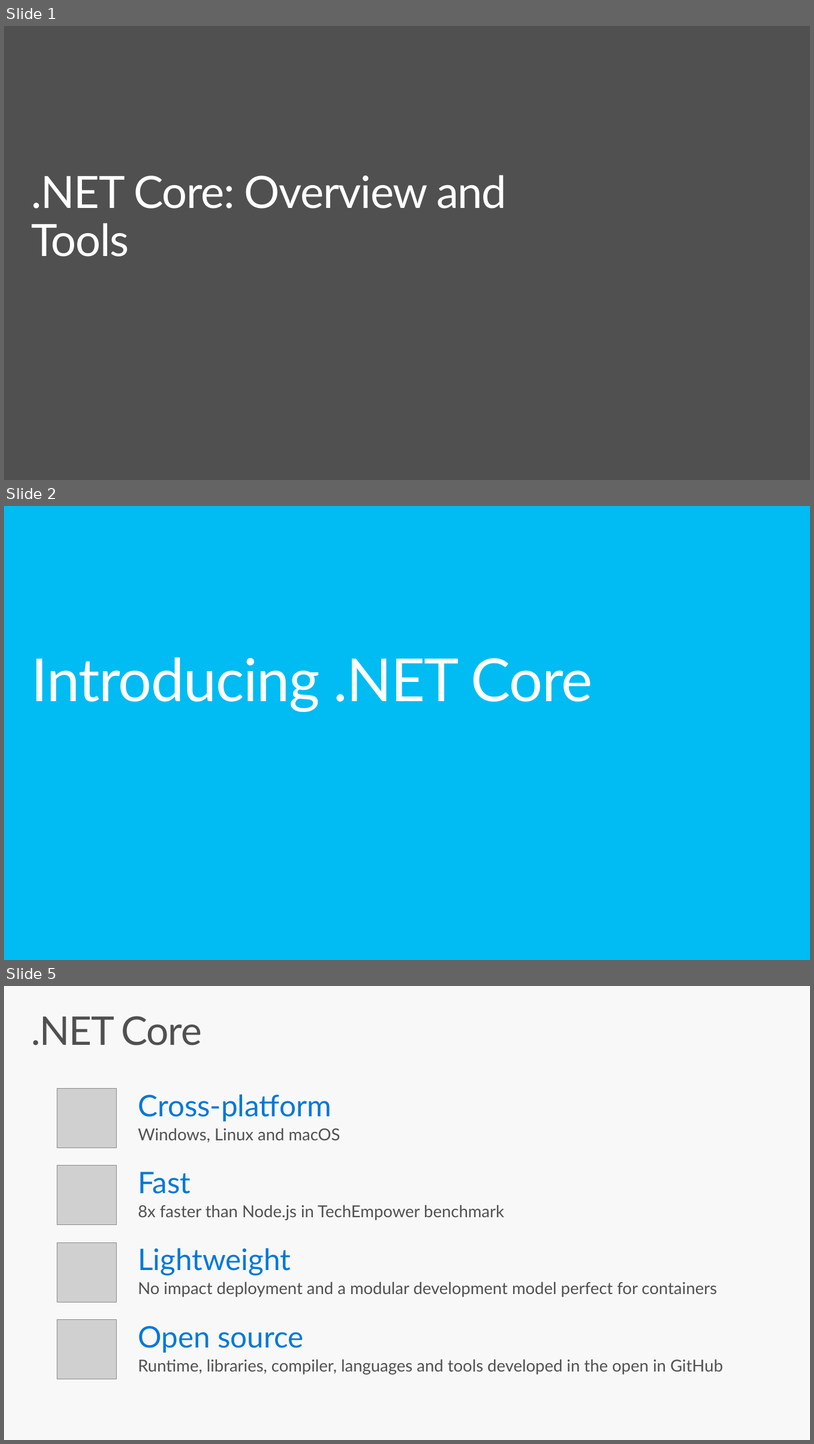
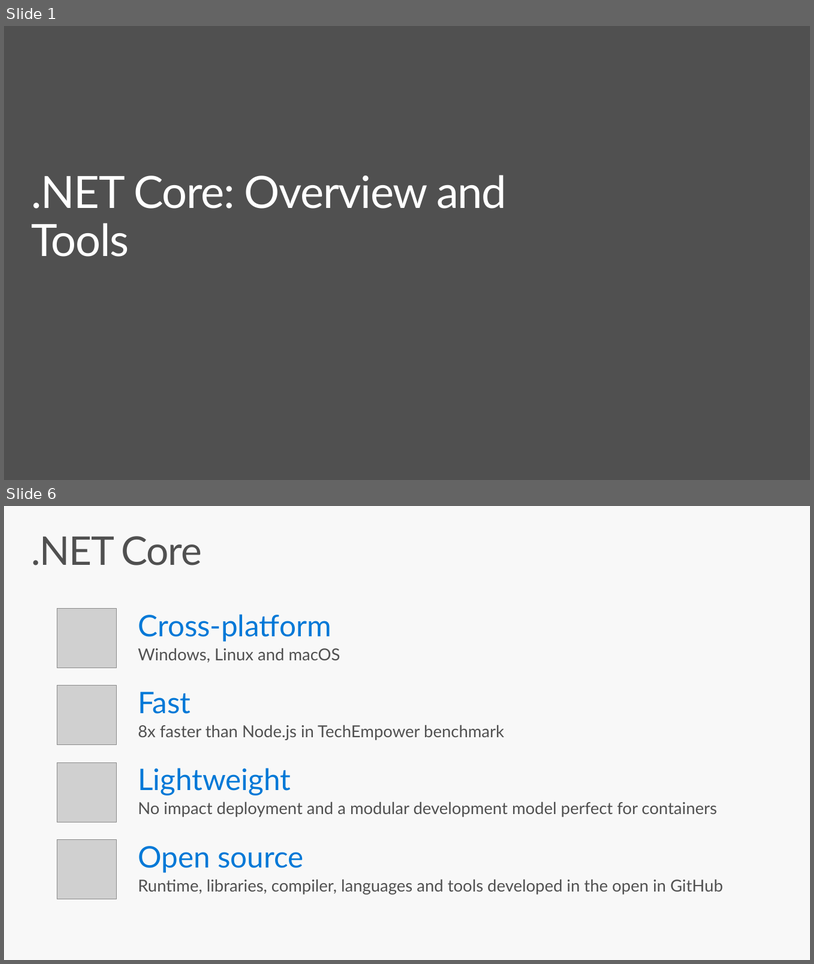
Before and after one commit to spboyer/angular-aspnetcore-workshop, a slide deck: docs/1-Overview-Setup-and-Getting-Started/netcore-workshop-overview-tools.pptx. Shown one above the other, each under a label of ours: slides 1, 2 and 5 before the commit, slides 1 and 6 after it; the slides between them are not shown. The pictures are 814x1444 and 814x964 pixels, drawn with LibreOffice and Linux fonts; fonts in the diff are those of the drawing; grey boxes stand for pictures; background and template pictures are left out. Boxes give left, top, right and bottom in pixels: in the first picture for what was removed or moved away, otherwise in the second. Text is boxed around its words. In the diff, an @@ line names an element or a change of style, - is before the commit and + after.

Commit message:
.NET Core deck updates

```diff
--- a/docs/1-Overview-Setup-and-Getting-Started/netcore-workshop-overview-tools.pptx
+++ b/docs/1-Overview-Setup-and-Getting-Started/netcore-workshop-overview-tools.pptx
@@ slide 2 removed at (x1=4, y1=506, x2=810, y2=960), background #00BCF2 @@
@@ title removed at (x1=31, y1=657, x2=593, y2=712) @@
-Introducing .NET Core
@@ what was slide 5 is now slide 6 @@
```
Also in this commit, not shown: 9 slides changed, 3 slides added, 10 other slides removed.
